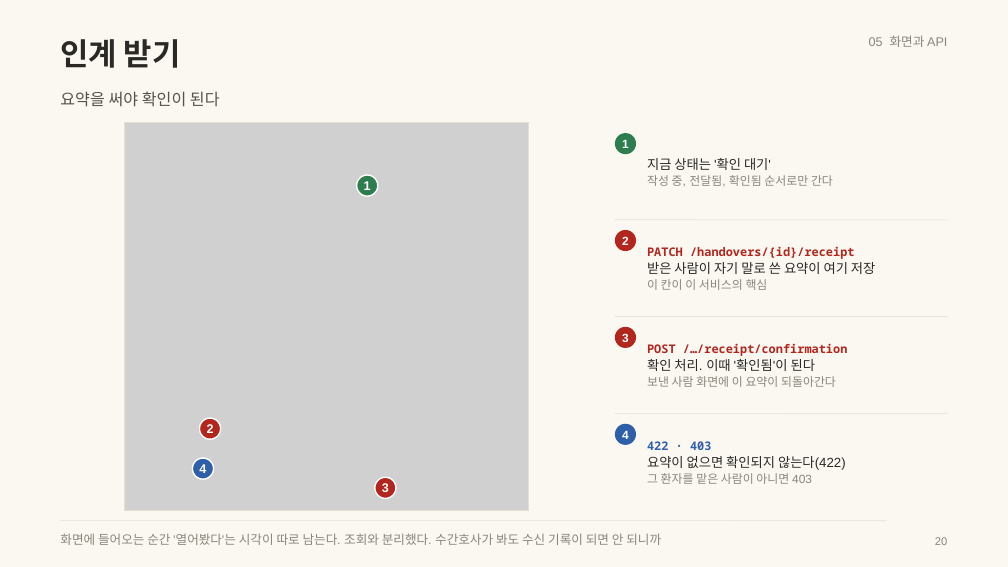
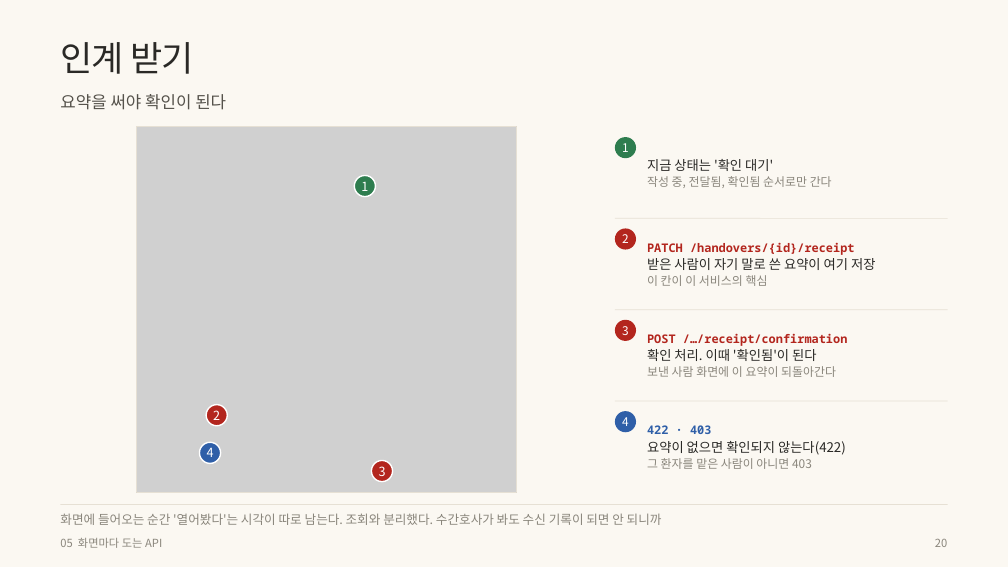
Before and after one commit to wodnjs2020136144/skala-webservice-mini, a slide deck: slide 20 of deliverables/10반_황재원_너와나의인계고리-개요.pptx. Drawn at 1008x567 pixels with LibreOffice and Linux fonts; fonts in the diff are those of the drawing; grey boxes stand for pictures. Boxes give left, top, right and bottom in pixels: in the first picture for what was removed or moved away, otherwise in the second. Text is boxed around its words. In the diff, an @@ line names an element or a change of style, - is before the commit and + after.

```diff
--- a/deliverables/10반_황재원_너와나의인계고리-개요.pptx
+++ b/deliverables/10반_황재원_너와나의인계고리-개요.pptx
@@ text "인계 받기" at <box>60,42,194,74</box>: size 22 to 25 pt, font Arial to Noto Sans CJK KR, letter spacing 0 to -0.6 pt, bold off @@
@@ text "요약을 써야 확인이 된다" at <box>60,94,226,110</box>: size 11.5 to 12 pt, font Arial to Noto Sans CJK KR @@
@@ picture: place and size @@
-picture at <box>125,123,528,511</box>
+picture at <box>136,127,516,492</box>
@@ rectangle: place and size @@
-rectangle at <box>125,123,528,511</box>
+rectangle at <box>136,127,516,492</box>
@@ ellipse: place and size @@
-ellipse at <box>615,133,636,154</box>
+ellipse at <box>615,137,636,158</box>
@@ text "PATCH /handovers/{id}/receipt 받은 사람이 자기 ..." at <box>647,242,875,286</box>: font Arial to Noto Sans CJK KR in "받은 사람이 자기 말로 쓴 요약이 여기 ...", "이 칸이 이 서비스의 핵심" @@
@@ text "3": place and size @@
-text "3" at <box>622,333,629,342</box>
+text "3" at <box>622,326,629,335</box>
@@ ellipse: place and size @@
-ellipse at <box>615,327,636,348</box>
+ellipse at <box>615,320,636,341</box>
@@ text "POST /…/receipt/confirmation 확인 처리. 이때 ...": place and size @@
-text "POST /…/receipt/confirmation 확인 처리. 이때 ..." at <box>647,343,848,387</box>
+text "POST /…/receipt/confirmation 확인 처리. 이때 ..." at <box>647,333,848,377</box>
@@ text "POST /…/receipt/confirmation 확인 처리. 이때 ..." at <box>647,333,848,377</box>: font Arial to Noto Sans CJK KR in "확인 처리. 이때 '확인됨'이 된다", "보낸 사람 화면에 이 요약이 되돌아간다" @@
@@ 2 lines, 1 text, 1 ellipse: place and size @@
-2 lines, 1 text, 1 ellipse at <box>615,317,948,445</box>
+2 lines, 1 text, 1 ellipse at <box>615,309,948,432</box>
@@ text "422 · 403 요약이 없으면 ...": place and size @@
-text "422 · 403 요약이 없으면 ..." at <box>647,441,846,484</box>
+text "422 · 403 요약이 없으면 ..." at <box>647,425,846,469</box>
@@ text "422 · 403 요약이 없으면 ..." at <box>647,425,846,469</box>: font Arial to Noto Sans CJK KR in "요약이 없으면 확인되지 않는다(422)", "그 환자를 맡은 사람이 아니면 403" @@
@@ 2 texts, 2 ellipses: place and size @@
-2 texts, 2 ellipses at <box>193,418,221,479</box>
+2 texts, 2 ellipses at <box>200,404,227,464</box>
@@ font Arial to Noto Sans CJK KR, bold off in 8 elements at <box>622,234,629,243</box>, <box>361,182,368,191</box>, <box>622,143,629,152</box>, <box>622,326,629,335</box>, <box>622,417,629,426</box>, <box>213,410,220,420</box>, <box>207,447,214,457</box>, <box>379,466,386,476</box> @@
@@ text "3": place and size @@
-text "3" at <box>382,483,389,492</box>
+text "3" at <box>379,466,386,476</box>
@@ ellipse: place and size @@
-ellipse at <box>375,478,396,499</box>
+ellipse at <box>371,461,392,482</box>
@@ font Arial to Noto Sans CJK KR in 3 elements at <box>935,539,947,547</box>, <box>647,159,832,188</box>, <box>60,513,662,525</box> @@
@@ text "화면에 들어오는 순간 '열어봤다'는 시각이 ...": place and size @@
-text "화면에 들어오는 순간 '열어봤다'는 시각이 ..." at <box>60,533,661,545</box>
+text "화면에 들어오는 순간 '열어봤다'는 시각이 ..." at <box>60,513,662,525</box>
@@ line moved from (60, 521) - (887, 521) to (60, 504) - (948, 504) @@
@@ text at <box>60,538,162,548</box>: text changed; size 9 to 8 pt; font Arial to Noto Sans CJK KR @@
-05 화면과 API
+05 화면마다 도는 API
```
Also in this commit, not shown: 39 other slides changed, 13 other files.
